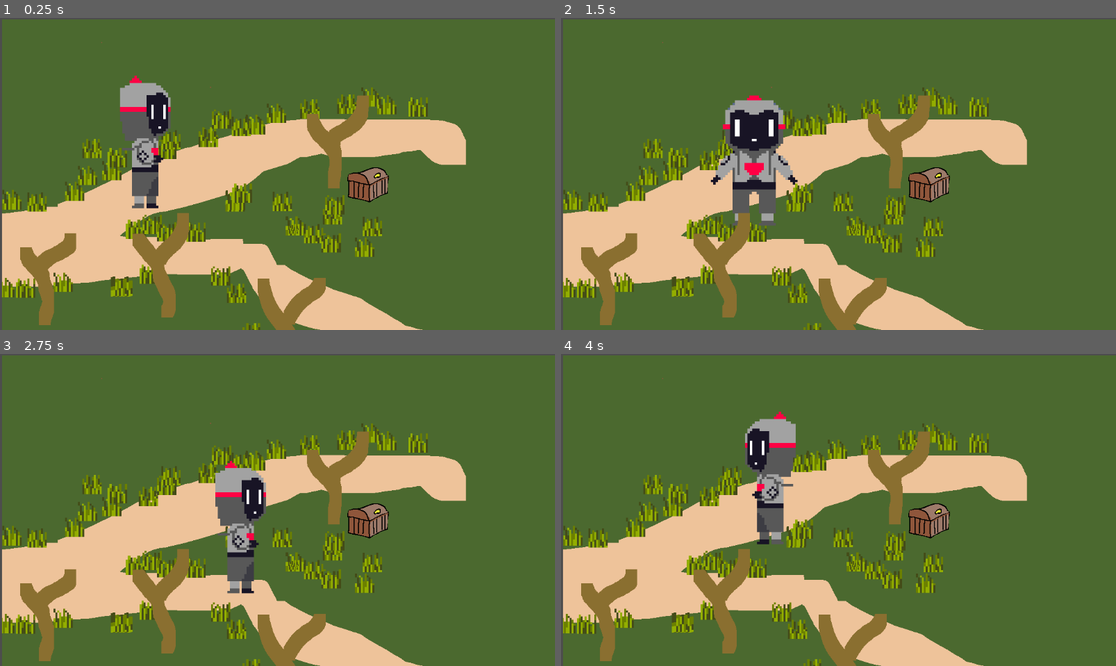
Above: before the commit, frames 1-4 (two rows, left to right).
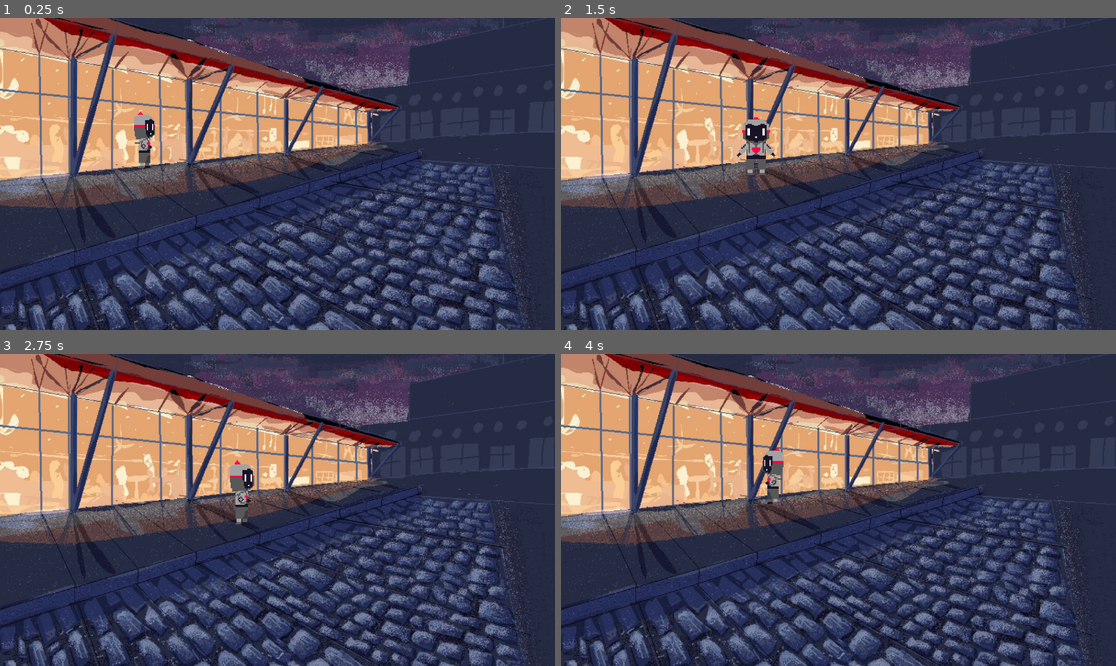
Above: after the commit, the same moments.

Repository: obimandias/game_alpha1
Game: Godot game, scene res://main_scene.tscn
The game is run twice, just before and just after one commit, with the same random seed, the same clock (stepped at 60 frames per second) and the same inputs.
Inputs:
- Up to frame 1 (0.25 s): no input
- Up to frame 2 (1.5 s): tap Enter at 0.5 s; hold Right (ui_right) 0.53-1.28 s; tap Shift (Run) at 0.6, 1.35 s; hold Down (ui_down) from 1.28 s (still down)
- Up to frame 3 (2.75 s): release Down (ui_down) at 2.03 s; hold Right (ui_right) from 2.03 s (still down); tap Shift (Run) at 2.1 s
- Up to frame 4 (4 s): release Right (ui_right) at 2.78 s; hold Up (ui_up) 2.78-3.53 s; tap Shift (Run) at 2.85, 3.6 s; hold Left (ui_left) from 3.53 s (still down)

The runs differ from the first frame. In frame 1, 99% of the frame differs, in the area x 0-100%, y 0-100%; in frame 2, 99%; in frame 3, 99%; in frame 4, 99%.

Commit message:
backdrop + scale script

Diff:
--- a/main_scene.tscn
+++ b/main_scene.tscn
@@ -1,7 +1,6 @@
-[gd_scene load_steps=20 format=3 uid="uid://burmf5pa0ucpu"]
+[gd_scene load_steps=19 format=3 uid="uid://burmf5pa0ucpu"]
 
 [ext_resource type="Texture2D" uid="uid://c674bexbkdfor" path="res://sprites/Running front/Running front - 0.png" id="1_5eojm"]
-[ext_resource type="Texture2D" uid="uid://bvb5rofrnpnnn" path="res://backdrops/level1+0.png" id="1_cj1wv"]
 [ext_resource type="Texture2D" uid="uid://cqe7latm8digb" path="res://sprites/Running back/Godot 1 - 0.png" id="1_wwc4k"]
 [ext_resource type="Texture2D" uid="uid://khoxgrigii1d" path="res://sprites/Running front/Running front - 1.png" id="2_178q4"]
 [ext_resource type="Texture2D" uid="uid://curkw3ivehiyi" path="res://sprites/Running back/Godot 1 - 1.png" id="2_iyuxy"]
@@ -17,7 +16,7 @@
 [ext_resource type="Texture2D" uid="uid://0swue7fb635e" path="res://sprites/Running up diagonal/Godot 1 - 0.png" id="13_pgfrh"]
 [ext_resource type="Texture2D" uid="uid://82rp1lv6rlpd" path="res://sprites/Running up diagonal/Godot 1 - 1.png" id="14_660ji"]
 [ext_resource type="Texture2D" uid="uid://ct7h6am1hshij" path="res://sprites/Running up diagonal/Godot 1 - 2.png" id="15_x1byw"]
-[ext_resource type="Texture2D" uid="uid://blheopv0et1lp" path="res://backdrops/level1+1.png" id="18_yjdba"]
+[ext_resource type="Texture2D" uid="uid://thv21tqltg7p" path="res://backdrops/675555d5-32d8-477c-92a1-f1edeb6e3221.jpeg" id="17_htmkv"]
 
 [sub_resource type="SpriteFrames" id="SpriteFrames_76081"]
 animations = [{
@@ -94,9 +93,10 @@
 
 [node name="Node2D" type="Node2D"]
 
-[node name="Level1+0" type="Sprite2D" parent="."]
-position = Vector2(964, 543)
-texture = ExtResource("1_cj1wv")
+[node name="675555d5-32d8-477c-92a1-f1Edeb6e3221" type="Sprite2D" parent="."]
+position = Vector2(569, 348)
+scale = Vector2(0.79062, 0.79062)
+texture = ExtResource("17_htmkv")
 
 [node name="AnimatedSprite2D" type="AnimatedSprite2D" parent="."]
 texture_filter = 1
@@ -104,7 +104,3 @@
 sprite_frames = SubResource("SpriteFrames_76081")
 animation = &"diagonal"
 script = ExtResource("7_1vwm8")
-
-[node name="Level1+1" type="Sprite2D" parent="."]
-position = Vector2(890, 552)
-texture = ExtResource("18_yjdba")
--- a/scripts/AnimatedSprite2D.gd
+++ b/scripts/AnimatedSprite2D.gd
@@ -2,17 +2,22 @@
 
 var direction = Vector2.ZERO
 var facing_direction = Vector2.ZERO
+
+var visible_rect: Rect2 = Rect2(0,0,0,0)
 
 var turn_frames: int = 0
 @export var MAX_TURN_FRAMES: int = 8
 @export var ANIMATION_WALK_SPEED: float = 2.0
 @export var ANIMATION_RUN_SPEED: float = 5.0
 
-var SPEED: float = 2.0
+var SPEED: float = 3
 
 # Called when the node enters the scene tree for the first time.
 func _ready():
 	self.speed_scale = ANIMATION_WALK_SPEED
+	var viewport = self.get_viewport();
+	visible_rect = viewport.get_visible_rect()
+
 
 func _input(event):
 				#
@@ -54,13 +59,22 @@
 		SPEED = 2.0
 		self.speed_scale = ANIMATION_WALK_SPEED
 
-	translate(direction * SPEED)
+	if direction == Vector2.UP or direction == Vector2.DOWN:
+		translate(direction * SPEED/3)
+	else:
+		translate(direction * SPEED)
 
 	if direction != Vector2.ZERO:
 		facing_direction = facing_direction.slerp(direction, 0.15)
 
 	set_animation_by_angle(facing_direction.angle())
 
+	var new_scale = remap(self.position.y,0, visible_rect.size.y, 0, 1.1)
+	self.scale = Vector2(new_scale, new_scale)
+
+
+
+
 # Called every frame. 'delta' is the elapsed time since the previous frame.
 func _process(delta):
 	pass
Binary file added: backdrops/675555d5-32d8-477c-92a1-f1edeb6e3221.jpeg
Not shown, added: backdrops/675555d5-32d8-477c-92a1-f1edeb6e3221.jpeg.import
